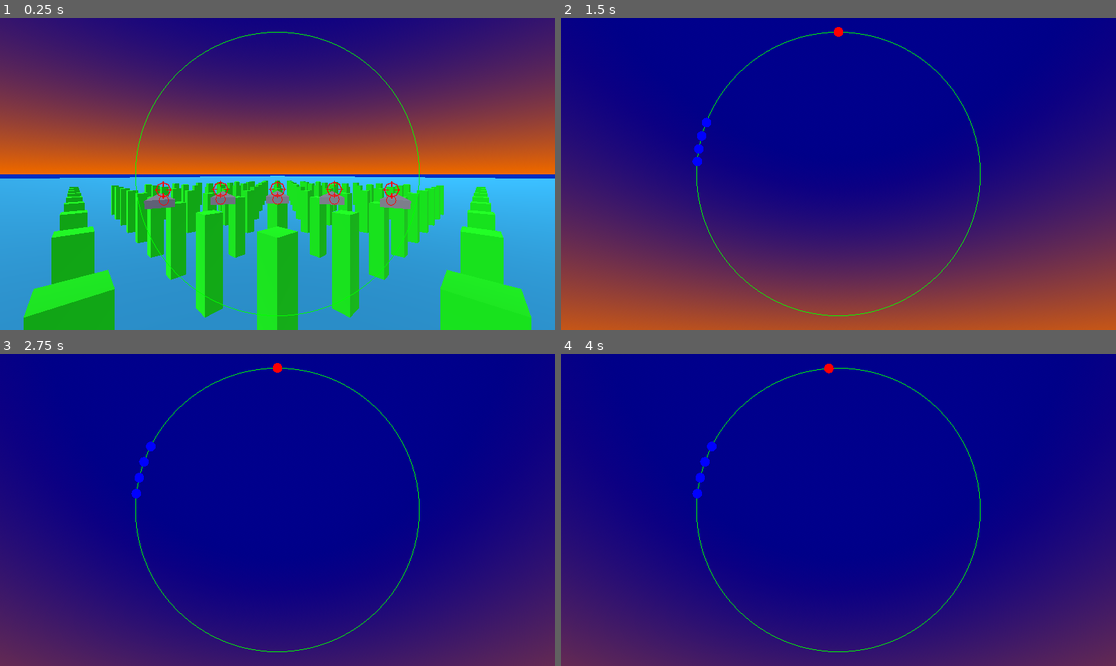
Above: before the commit, frames 1-4 (two rows, left to right).
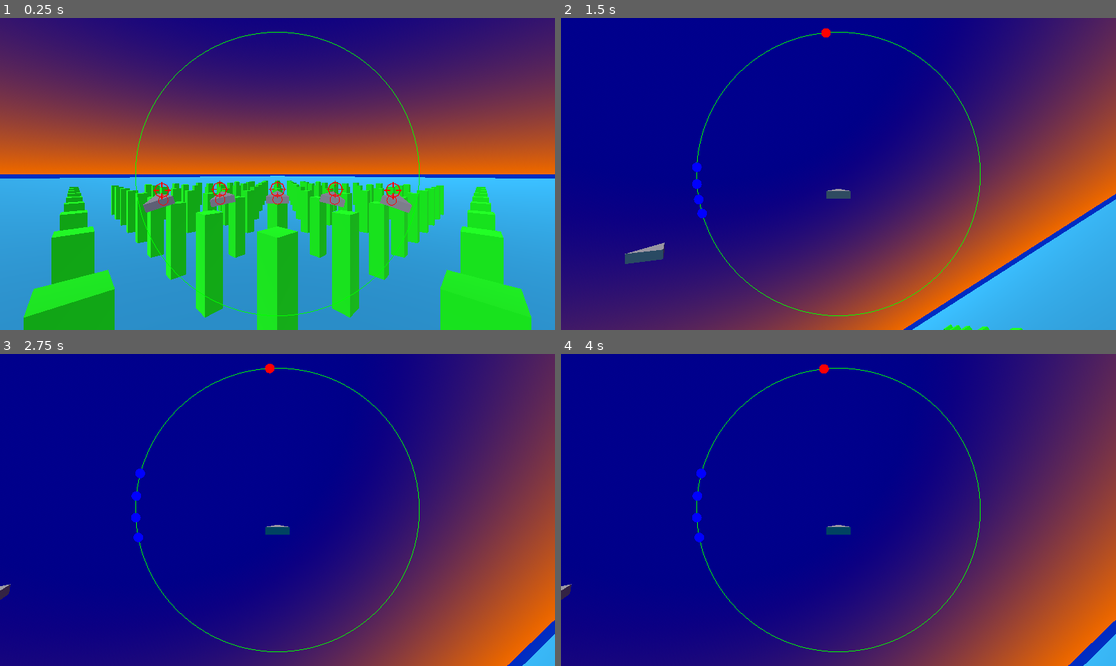
Above: after the commit, the same moments.

Repository: lookbehindyounow/shape_squadron
Game: Godot game, scene res://main.tscn
The game is run twice, just before and just after one commit, with the same random seed, the same clock (stepped at 60 frames per second) and the same inputs.
Inputs:
- Up to frame 1 (0.25 s): no input
- Up to frame 2 (1.5 s): hold D (roll_right) 0.53-1.28 s; hold , (shoot) 0.53-1.28 s; hold W (pitch_down) from 1.28 s (still down); tap C (toggle_camera) at 1.35 s
- Up to frame 3 (2.75 s): release W (pitch_down) at 2.03 s; hold D (roll_right) from 2.03 s (still down); tap V (toggle_chillin) at 2.1 s
- Up to frame 4 (4 s): tap Enter at 2.75 s; release D (roll_right) at 2.78 s; hold Space (accelerate) 2.78-3.53 s; tap B (toggle_suggestions) at 2.85 s; hold A (roll_left) from 3.53 s (still down); hold , (shoot) from 3.53 s (still down)

The runs differ from the first frame. In frame 1, 0.4% of the frame differs, in the area x 25-75%, y 52-63%; in frame 2, 59%, in the area x 0-100%, y 0-100%; in frame 3, 45%; in frame 4, 45%.

Commit message:
enemies now avoid crashing into eachother

Diff:
--- a/Enemy.gd
+++ b/Enemy.gd
@@ -31,16 +31,12 @@
 	if chillin:
 		velocity=Vector3.ZERO
 	else:
-		var suggestions=Jet.autopilot(transform,HUD_points)
-		var rolling=0.75*suggestions[0]
-		var pitching=0.5*suggestions[1]
+		var instructions=Jet.autopilot(transform,HUD_points)
+		var rolling=0.75*instructions[0]
+		var pitching=0.5*instructions[1]
+		var accelerating=instructions[2]
 
-		var accelerating=false
-		var decelerating=false
-		if accelerating:
-			speed=min(speed+acceleration*delta,top_speed)
-		if decelerating:
-			speed=min(speed-acceleration*delta,top_speed)
+		speed=min(speed+(accelerating*acceleration*delta),top_speed)
 		# could also make pitch & roll depend on target o'clock or dot product navigation from autopilot if I get into that
 		# both options would look more like analogue controls for player
 		transform.basis=Jet.turn(transform.basis,rolling,pitching,delta)
--- a/JetMethods.gd
+++ b/JetMethods.gd
@@ -23,29 +23,48 @@
 
 	return [HUD_angles,ahead_HUD_angles,target_pos]
 
-static func autopilot(transform,HUD_points):
-	var x=0 # x marks target
+static func instruct_turn(clock_face):
 	var rolling=0
 	var pitching=0
-
 	# could maybe reduce code here by using positive/negative dot products (against all transform basis axes) to figure out which way to go
-	if abs(HUD_points[x][1][0])>PI/20 && abs(HUD_points[x][1][0])<0.95*PI: # if target not at top or bottom centre of clock face
-		if abs(HUD_points[x][1][0])<2*PI/3: # target in top 2/3 of clock face
-			if HUD_points[x][1][0]>0:# top-right
+	if abs(clock_face)>PI/20 && abs(clock_face)<0.95*PI: # if target not at top or bottom centre of clock face
+		if abs(clock_face)<2*PI/3: # target in top 2/3 of clock face
+			if clock_face>0:# top-right
 				rolling+=1
 			else: # top-left
 				rolling-=1
-		elif abs(HUD_points[x][1][0])>=2*PI/3: # target in bottom 1/3 of clock face
-			if HUD_points[x][1][0]>0: # bottom-right
+		elif abs(clock_face)>=2*PI/3: # target in bottom 1/3 of clock face
+			if clock_face>0: # bottom-right
 				rolling-=1
 			else: # bottom-left
 				rolling+=1
 
-	if abs(HUD_points[x][1][0])<0.4*PI: # target in top 2/5 of clock face
+	if abs(clock_face)<0.4*PI: # target in top 2/5 of clock face
 		pitching-=1
-	elif abs(HUD_points[x][1][0])>0.8*PI: # target in botom 1/5 of clock face
+	elif abs(clock_face)>0.8*PI: # target in botom 1/5 of clock face
 		pitching+=1
+
 	return [rolling,pitching]
+
+static func autopilot(transform,HUD_points):
+	var x=0 # x marks target
+
+	var turn_instructions=instruct_turn(HUD_points[x][1][0])
+	var accelerating=0
+
+	for point in HUD_points:
+		var to_point=point[2]-transform.origin
+		if to_point.length()<4:
+			var avoid_instructions=instruct_turn(point[0][0])
+			turn_instructions[0]-=avoid_instructions[0]
+			turn_instructions[1]-=avoid_instructions[1]
+
+			if to_point.normalized().dot(transform.basis.z)>0:
+				accelerating=-1
+			else:
+				accelerating+=1
+
+	return [turn_instructions[0],turn_instructions[1],accelerating]
 
 static func turn(basis,roll,pitch,delta):
 	basis=basis.rotated(basis.z,roll*delta)
--- a/Player.gd
+++ b/Player.gd
@@ -23,10 +23,12 @@
 #	if suggestions_on:
 #		var suggestions=Jet.autopilot(transform,HUD_points)
 
+	var accelerating=0
 	if Input.is_action_pressed("accelerate"):
-		speed=min(speed+acceleration*delta,top_speed)
+		accelerating+=1
 	if Input.is_action_pressed("decelerate"):
-		speed=min(speed-acceleration*delta,top_speed)
+		accelerating-=1
+	speed=min(speed+(accelerating*acceleration*delta),top_speed)
 	var rolling=0
 	var pitching=0
 	if Input.is_action_pressed("roll_left"):
--- a/enemy.tscn
+++ b/enemy.tscn
@@ -22,4 +22,4 @@
 mesh = SubResource("PrismMesh_mr05l")
 
 [node name="Camera3D" type="Camera3D" parent="."]
-transform = Transform3D(-1, 0, -8.74228e-08, 0, 1, 0, 8.74228e-08, 0, -1, 0, 0, 0)
+transform = Transform3D(-1, 0, -8.74228e-08, 0, 1, 0, 8.74228e-08, 0, -1, 0, 0.687671, -7.26432)
--- a/main.gd
+++ b/main.gd
@@ -29,6 +29,11 @@
 			enemies.remove_at(i)
 			if current_camera>=i:
 				current_camera-=1
-				enemies[current_camera].get_node("Camera3D").current=true
+				if current_camera==-1:
+					$Player/Camera3D.current=true
+				else:
+					if current_camera<-1:
+						current_camera=enemies.size()-1
+					enemies[current_camera].get_node("Camera3D").current=true
 			break
 	dead.queue_free()
